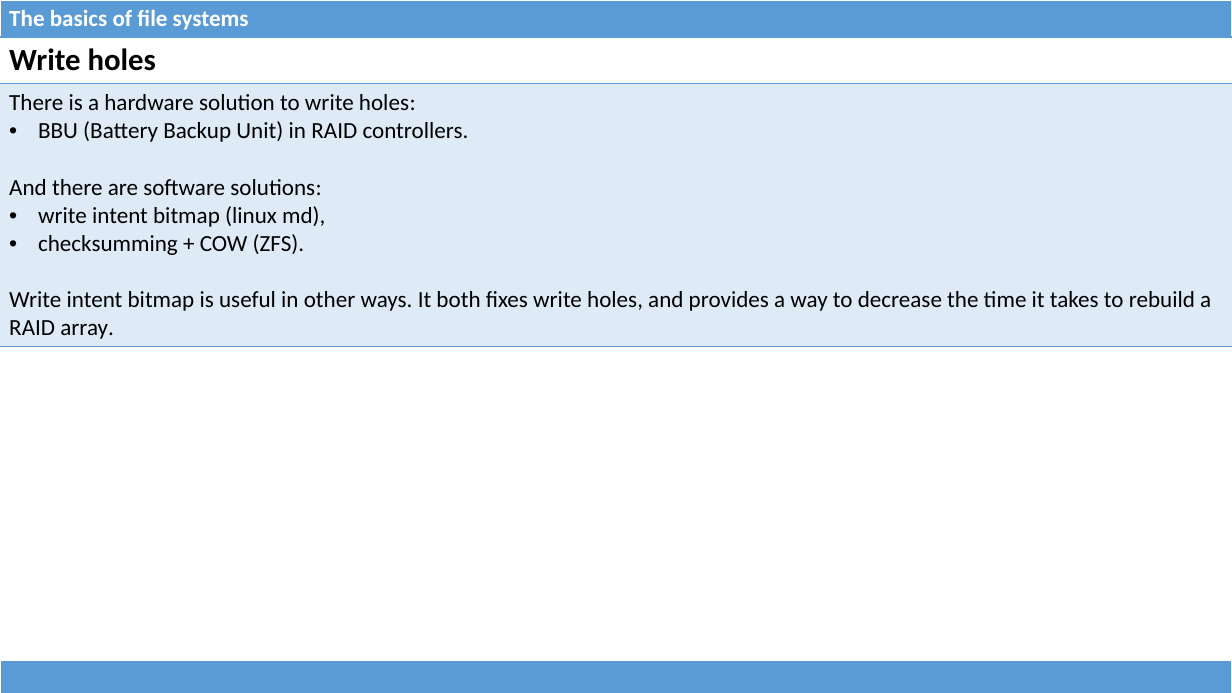
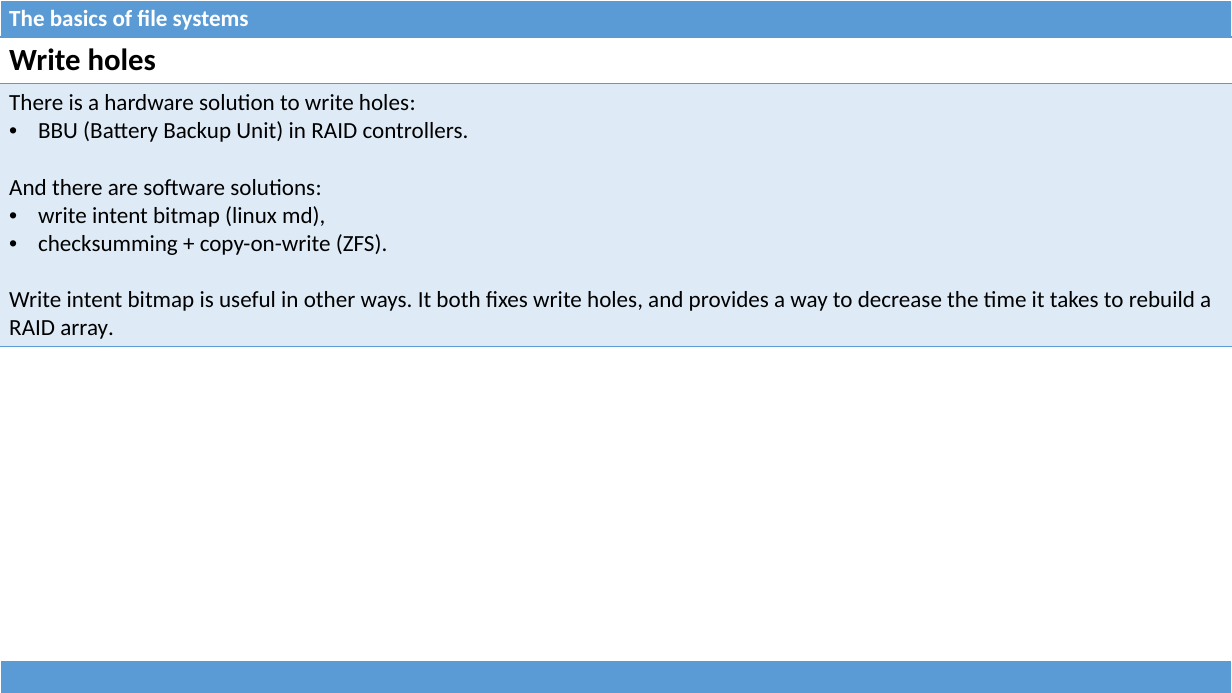
Before and after one commit to dominiquelefevre/filesystems-101-jb, a slide deck: slide 27 of talks/src/class06.pptx. Drawn at 1232x693 pixels with LibreOffice and Linux fonts; fonts in the diff are those of the drawing. Boxes give left, top, right and bottom in pixels: in the first picture for what was removed or moved away, otherwise in the second. Text is boxed around its words. In the diff, an @@ line names an element or a change of style, - is before the commit and + after.

```diff
--- a/talks/src/class06.pptx
+++ b/talks/src/class06.pptx
@@ table at (0, 37, 1232, 343) @@
-row 2, column 1: There is a hardware solution to write holes: / BBU (Battery Backup Unit) in RAID controllers. / And there are software solutions: / write intent bitmap (linux md), / checksumming + COW (ZFS). / Write intent bitmap is useful in other ways. It both fixes write holes, and provides a way to decrease the time it takes to rebuild a RAID array.
+row 2, column 1: There is a hardware solution to write holes: / BBU (Battery Backup Unit) in RAID controllers. / And there are software solutions: / write intent bitmap (linux md), / checksumming + copy-on-write (ZFS). / Write intent bitmap is useful in other ways. It both fixes write holes, and provides a way to decrease the time it takes to rebuild a RAID array.
```
Also in this commit, not shown: 2 other slides changed, 1 other file.
